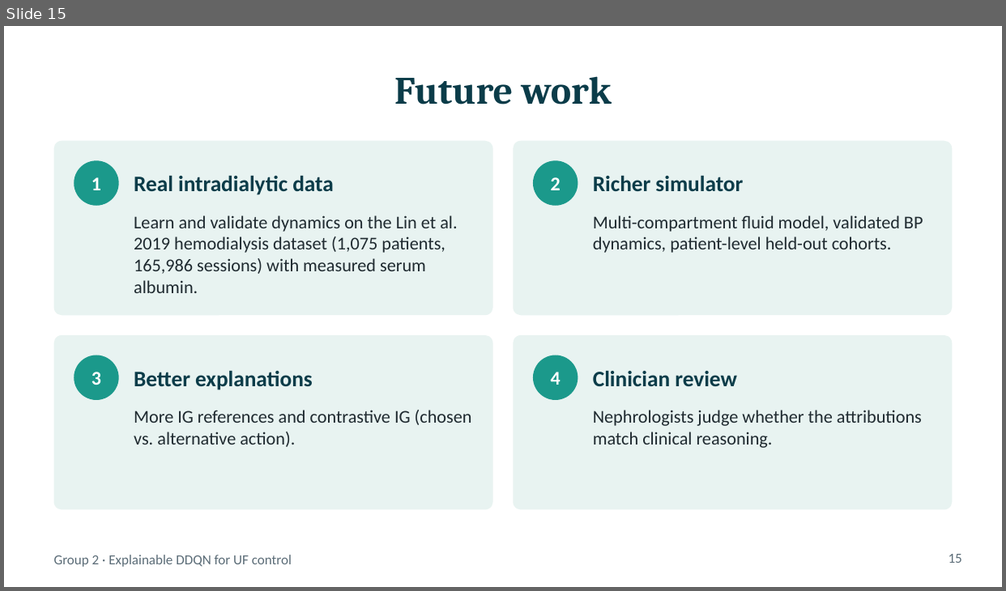
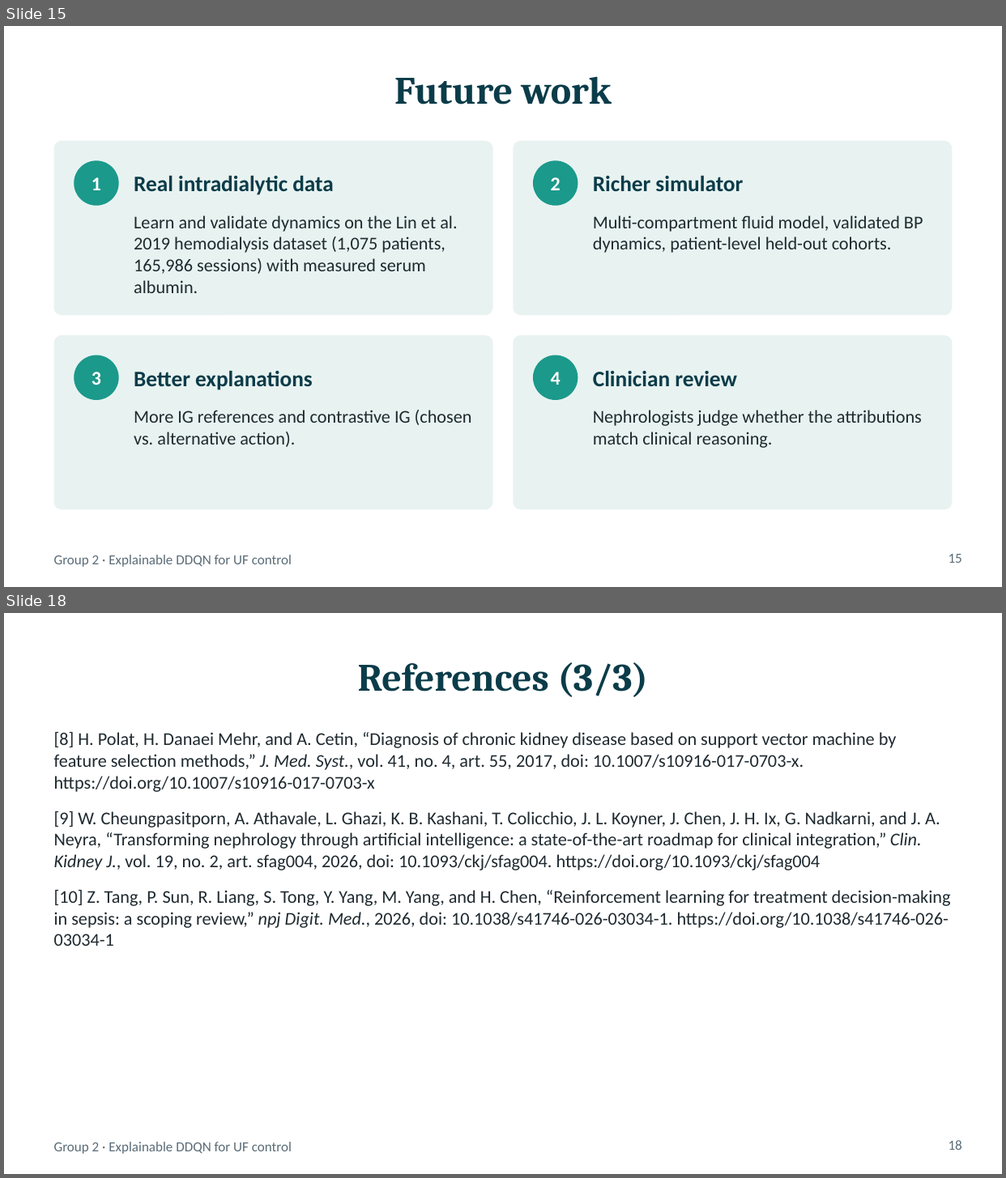
Before and after one commit to mr-h12/ckd-dialysis-ddqn-ig, a slide deck: slides/CKD_DDQN_IG.pptx. Shown one above the other, each under a label of ours: slide 15 before the commit, slides 15 and 18 after it; the slides between them are not shown. The pictures are 1006x591 and 1006x1178 pixels, drawn with LibreOffice and Linux fonts; fonts in the diff are those of the drawing. Boxes give left, top, right and bottom in pixels: in the first picture for what was removed or moved away, otherwise in the second. Text is boxed around its words. In the diff, an @@ line names an element or a change of style, - is before the commit and + after.

```diff
--- a/slides/CKD_DDQN_IG.pptx
+++ b/slides/CKD_DDQN_IG.pptx
@@ slide 18 added at [4,613,1002,1174], background #FFFFFF; not listed: 1 template element that a slide beside it also shows @@
@@ title added at [358,662,648,697], 28 pt, text #0B3C49, bold @@
+References (3/3)
@@ text added at [54,732,951,946], 13 pt, text #1F2A30 @@
+[8] H. Polat, H. Danaei Mehr, and A. Cetin, “Diagnosis of chronic kidney disease based on support vector machine by feature selection methods,” J. Med. Syst., vol. 41, no. 4, art. 55, 2017, doi: 10.1007/s10916-017-0703-x. https://doi.org/10.1007/s10916-017-0703-x
+[9] W. Cheungpasitporn, A. Athavale, L. Ghazi, K. B. Kashani, T. Colicchio, J. L. Koyner, J. Chen, J. H. Ix, G. Nadkarni, and J. A. Neyra, “Transforming nephrology through artificial intelligence: a state-of-the-art roadmap for clinical integration,” Clin. Kidney J., vol. 19, no. 2, art. sfag004, 2026, doi: 10.1093/ckj/sfag004. https://doi.org/10.1093/ckj/sfag004
+[10] Z. Tang, P. Sun, R. Liang, S. Tong, Y. Yang, M. Yang, and H. Chen, “Reinforcement learning for treatment decision-making in sepsis: a scoping review,” npj Digit. Med., 2026, doi: 10.1038/s41746-026-03034-1. https://doi.org/10.1038/s41746-026-03034-1
@@ page number added at [948,1140,962,1150], 10 pt, text #5B6C77 @@
+18
```
Also in this commit, not shown: 4 slides changed, 2 other files.
